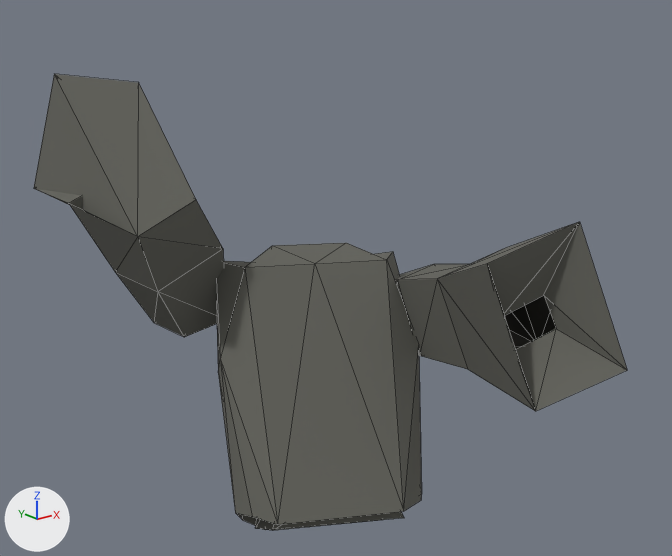
The glTF model models/player_ghostly_robe.glb as it was, and as the next commit left it.
Camera for both pictures: a camera (50 mm lens) standing at (-87.3, -102.5, 197.6) and looking at (8.6, 17.3, 149.7). The axes (+X, +Y, +Z) are drawn at lower left. The lights are the same throughout. The picture after the commit comes second. Both versions are drawn at full value of the shape key '91' of 'Mesh_0'; the numbers are the values there. Mesh edges are drawn as thin lines.
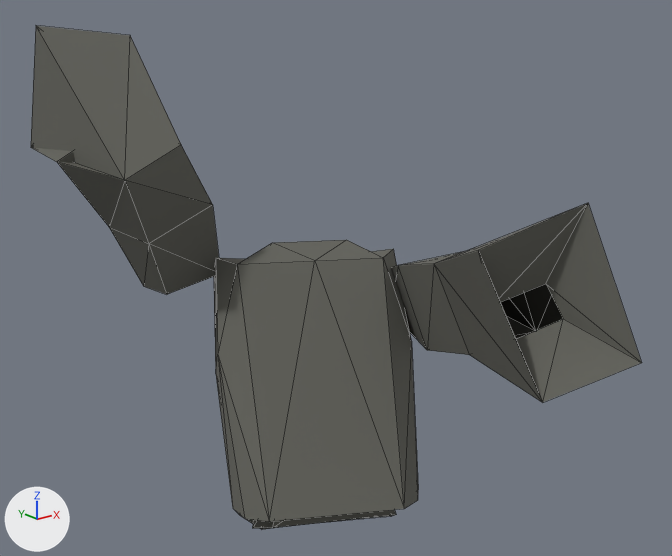
Where the change shows, as pixel boxes (x1, y1, x2, y2) in the pictures (672 x 556 px):
'Mesh_0', reshaped, moved, rescaled (10% taller): before (34, 74, 627, 530); after (31, 26, 642, 529)

What changed in the scene script:
```text
Change me_mesh_0:
    used by ob_mesh_0; location = (-0.5, -22.7, 57.9); scale = (172.0, 172.0, 172.0)
    remove me_mesh_0.from_pydata(...)  # 75 vertices, 116 faces; spans x -0.149..0.239, y -0.043..0.508, z 0.245..0.729
    add me_mesh_0.from_pydata(...)  # 75 vertices, 116 faces; spans x -0.211..0.158, y -0.035..0.518, z 0.217..0.721
    me_mesh_0 part 1: 75 of 75 vertices moved; they spanned x -0.149..0.239, y -0.043..0.508, z 0.245..0.729 and now span x -0.211..0.158, y -0.035..0.518, z 0.217..0.721; mean shift (-0.071, 0.011, -0.025)
Change ob_mesh_0:
    ob_mesh_0.location: (-0.5, -22.7, 57.9) -> (11.3, -26.5, 61.5)
    ob_mesh_0.scale: (172.0, 172.0, 172.0) -> (180.0, 180.0, 180.0)
```
